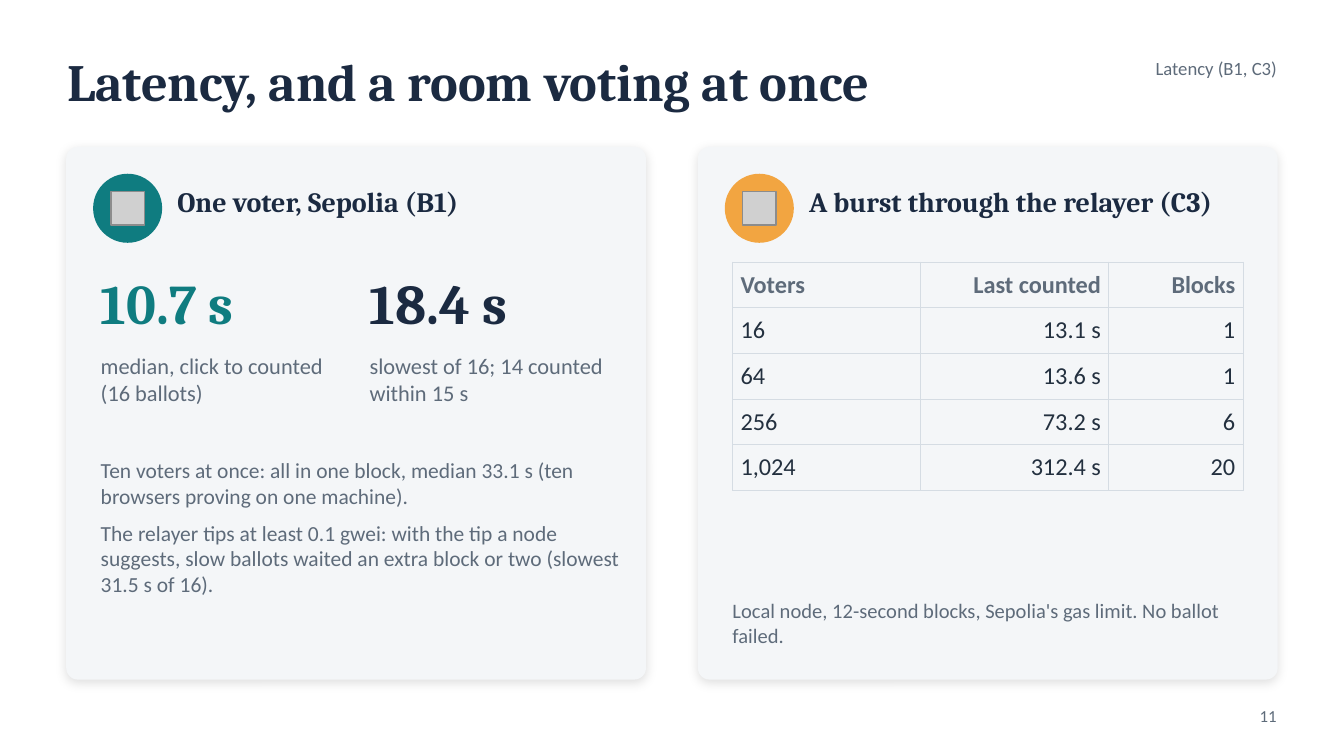
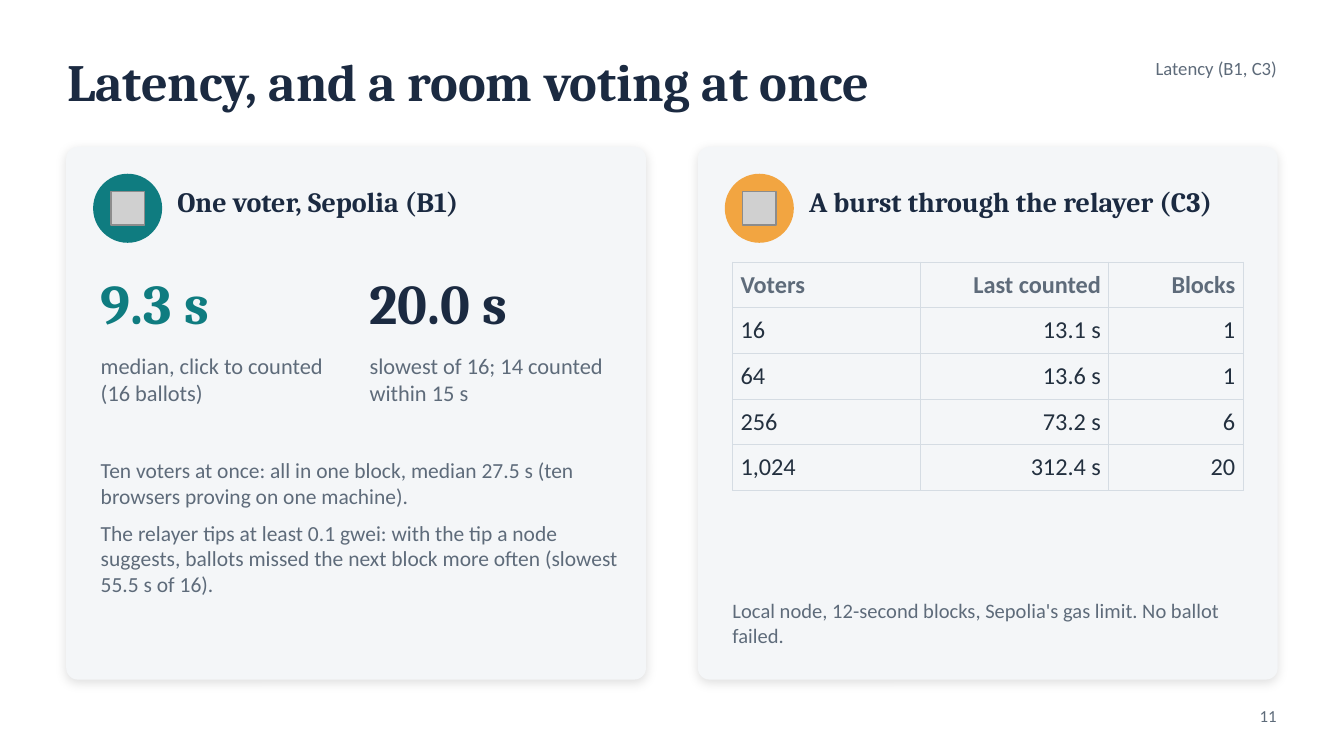
Before and after one commit to Chaitanya-Keyal/decentralized-voting-system, a slide deck: slide 11 of reports/eval2-slides.pptx. Drawn at 1344x756 pixels with LibreOffice and Linux fonts; fonts in the diff are those of the drawing; grey boxes stand for pictures. Boxes give left, top, right and bottom in pixels: in the first picture for what was removed or moved away, otherwise in the second. Text is boxed around its words. In the diff, an @@ line names an element or a change of style, - is before the commit and + after.

Commit message:
docs(report): measure B1 and D3 on the deployed contracts; tighten the prose
B1 and D3 are measured again on the deployed contracts: a ballot is counted a median of 9.3 s
after the click with the relayer's default tip (slowest 20.0 s of 16), ten voters casting at
once land in one block, and D3 finds nothing that narrows a ballot below its voter list. The
report, slides and docs describe the final system only, explain Sepolia's gas pricing once,
use "voter list" throughout, and the two long requirement tables no longer repeat their labels.

```diff
--- a/reports/eval2-slides.pptx
+++ b/reports/eval2-slides.pptx
@@ text at [101, 286, 209, 325]: text changed @@
-10.7 s
+9.3 s
@@ text at [370, 286, 508, 325]: text changed @@
-18.4 s
+20.0 s
@@ text at [101, 462, 617, 595]: text changed @@
-Ten voters at once: all in one block, median 33.1 s (ten browsers proving on one machine).
-The relayer tips at least 0.1 gwei: with the tip a node suggests, slow ballots waited an extra block or two (slowest 31.5 s of 16).
+Ten voters at once: all in one block, median 27.5 s (ten browsers proving on one machine).
+The relayer tips at least 0.1 gwei: with the tip a node suggests, ballots missed the next block more often (slowest 55.5 s of 16).
```
Also in this commit, not shown: 5 other slides changed, 24 other files.
